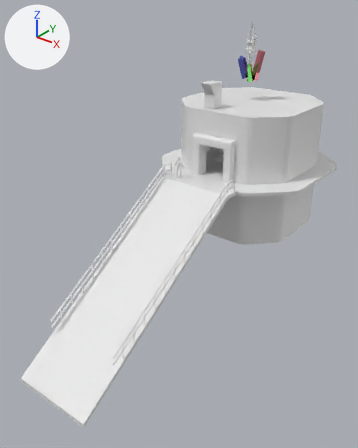
The FBX model Assets/Stage1.fbx: old version first, new version second.
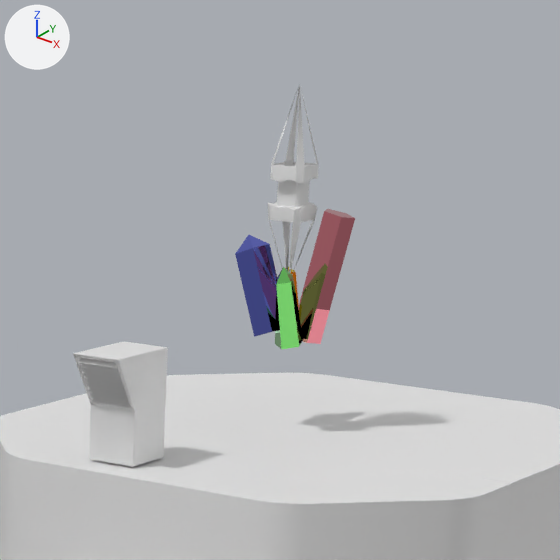
There are two pictures of each version: one whole from a 50 mm lens placed at (20.4, -34.8, 13.4), pointed at (0.1, -9.4, -2.4), one close up on the part from 51% to 87% of the width and 0% to 29% of the height. Every picture has the same lights, and +X, +Y and +Z are marked at upper left. Where no turn or scale is listed for an object, it has been applied to the vertices.

The older version as bpy lines, for what is in view:
```python
me_circle_003 = bpy.data.meshes.new('Circle.003')
me_circle_003.from_pydata(...)  # 43 vertices, 40 faces; spans x -1.05..1.01, y -0.88..0.78, z -0.82..1.49
# faces by material slot: [11, 11, 7, 11]
me_circle_003.materials.append(mat_blue)  # blue #7680e7
me_circle_003.materials.append(mat_green2)  # green #86e779
me_circle_003.materials.append(mat_red2)  # pink #ff98a5
me_circle_003.materials.append(mat_yellow)  # yellow #e7cb22
me_cube_032 = bpy.data.meshes.new('Cube.032')
me_cube_032.from_pydata(...)  # 98 vertices, 88 faces; spans x -0.34..0.35, y -0.34..0.34, z -1.85..1.54
me_cube_068 = bpy.data.meshes.new('Cube.068')
me_cube_068.from_pydata(...)  # 128 vertices, 99 faces; spans x -0.47..0.47, y -0.99..0.47, z 0.0..1.87
me_cube_068.materials.append(mat_uv)  # its picture is missing
ob_circle_002 = bpy.data.objects.new('Circle.002', me_circle_003)
ob_circle_002.location = (-0.27, -0.02, 7.34)
ob_cube_036 = bpy.data.objects.new('Cube.036', me_cube_032)
ob_cube_036.location = (-0.31, -0.06, 9.35)
ob_cube_060 = bpy.data.objects.new('Cube.060', me_cube_068)
ob_cube_060.location = (-0.99, -3.96, 5.03)
# also in view: 'Cube.018' at (0.0, 0.0, 2.5); 'Cube.019' at (0.0, 0.0, 5.0); 'Cube.039' at (4.7, -0.8, 4.7)
```
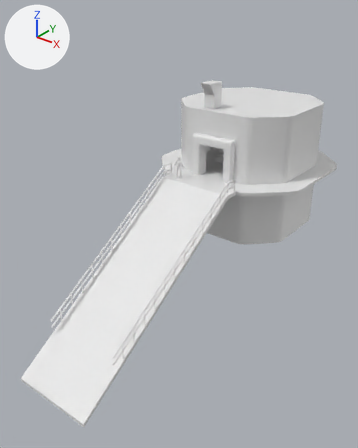
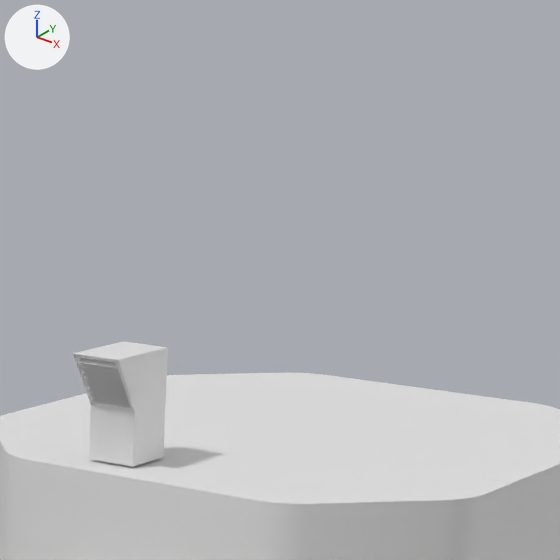
Pixel boxes (x1, y1, x2, y2) of what changed, in the close-ups (560 x 560 px):
'Circle.002', deleted
    before: (235, 209, 355, 349)
    faces in mat_red2 (pink #ff98a5): (298, 209, 355, 344)
    faces in mat_blue (blue #7680e7): (235, 235, 277, 337)
    faces in mat_green2 (green #86e779): (275, 267, 303, 349)
'Cube.036', deleted
    before: (268, 84, 319, 275)

The change in detail:
Object 'Circle.002' (ob_circle_002) is deleted.
Object 'Cube.036' (ob_cube_036) is deleted.
